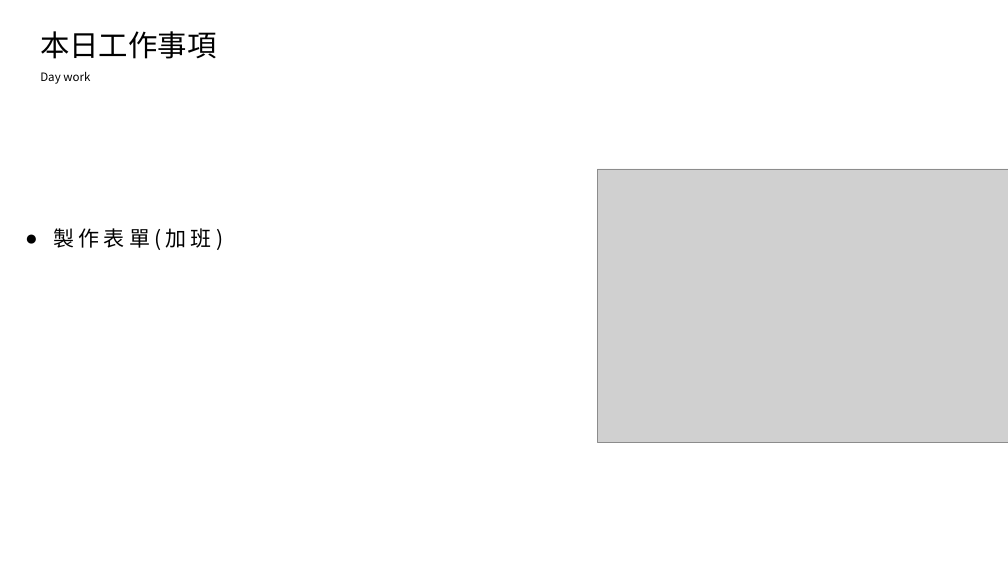
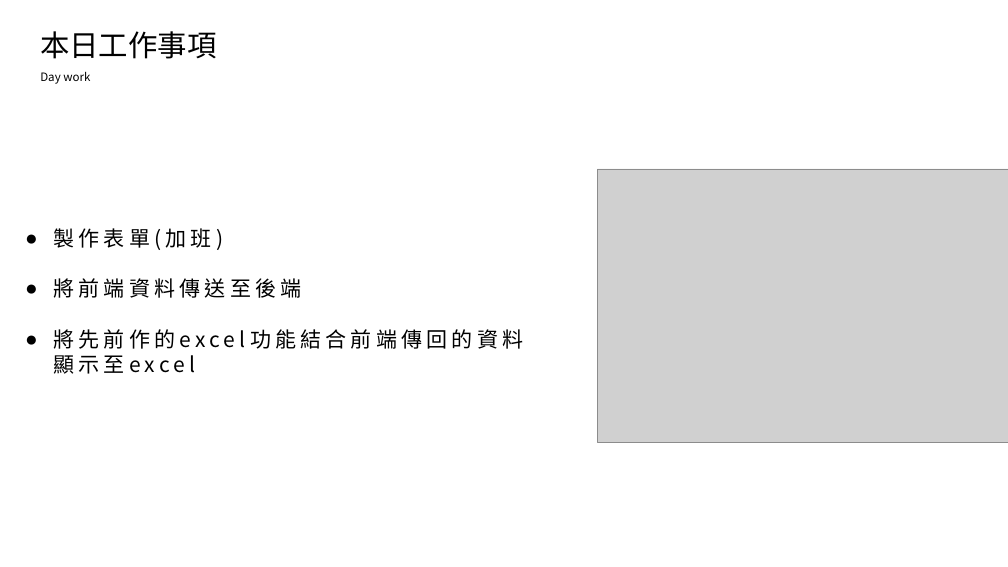
Before and after one commit to king637324/KnowledgeGreenhouseSystem, a slide deck: slide 2 of 工作日報_葉柏漢/2021.11/2021.11.15(加班)_2021.11.16工作日報_葉柏漢.pptx. Drawn at 1008x567 pixels with LibreOffice and Linux fonts; fonts in the diff are those of the drawing; grey boxes stand for pictures. Boxes give left, top, right and bottom in pixels: in the first picture for what was removed or moved away, otherwise in the second. Text is boxed around its words. In the diff, an @@ line names an element or a change of style, - is before the commit and + after.

```diff
--- a/工作日報_葉柏漢/2021.11/2021.11.15(加班)_2021.11.16工作日報_葉柏漢.pptx
+++ b/工作日報_葉柏漢/2021.11/2021.11.15(加班)_2021.11.16工作日報_葉柏漢.pptx
@@ text at [53, 278, 523, 349]: paragraphs added @@
+● 將前端資料傳送至後端
+● 將先前作的excel功能結合前端傳回的資料顯示至excel
```
Also in this commit, not shown: 1 slide added, 1 other file.
